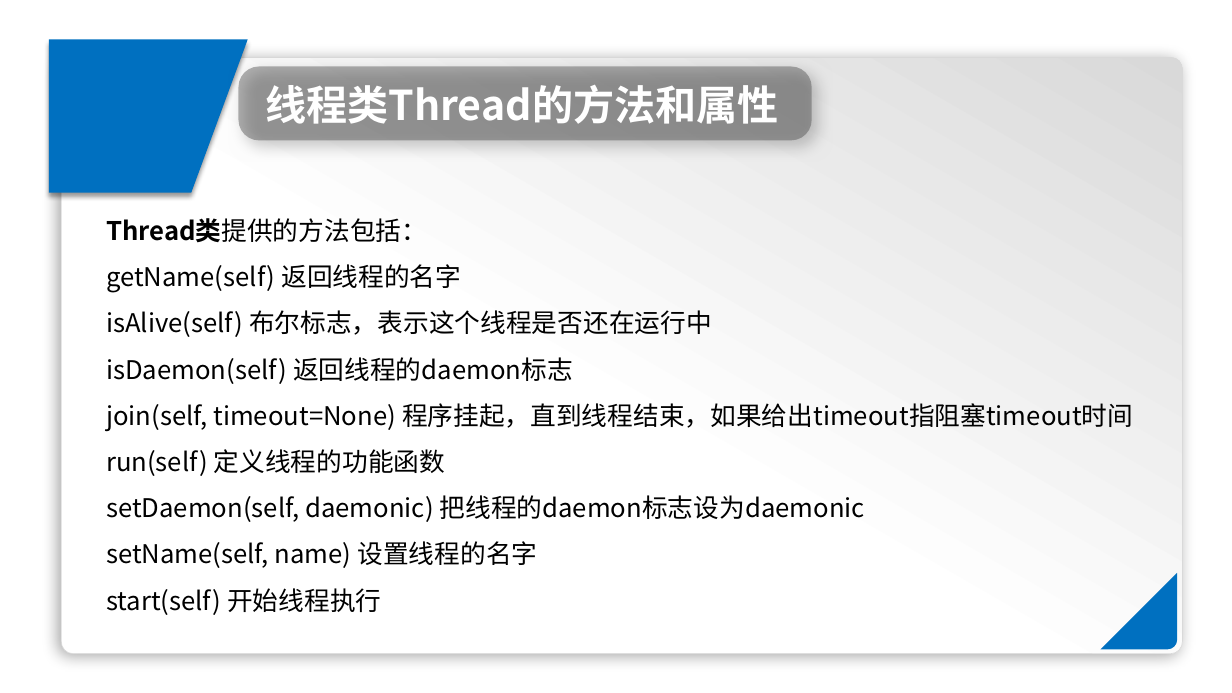
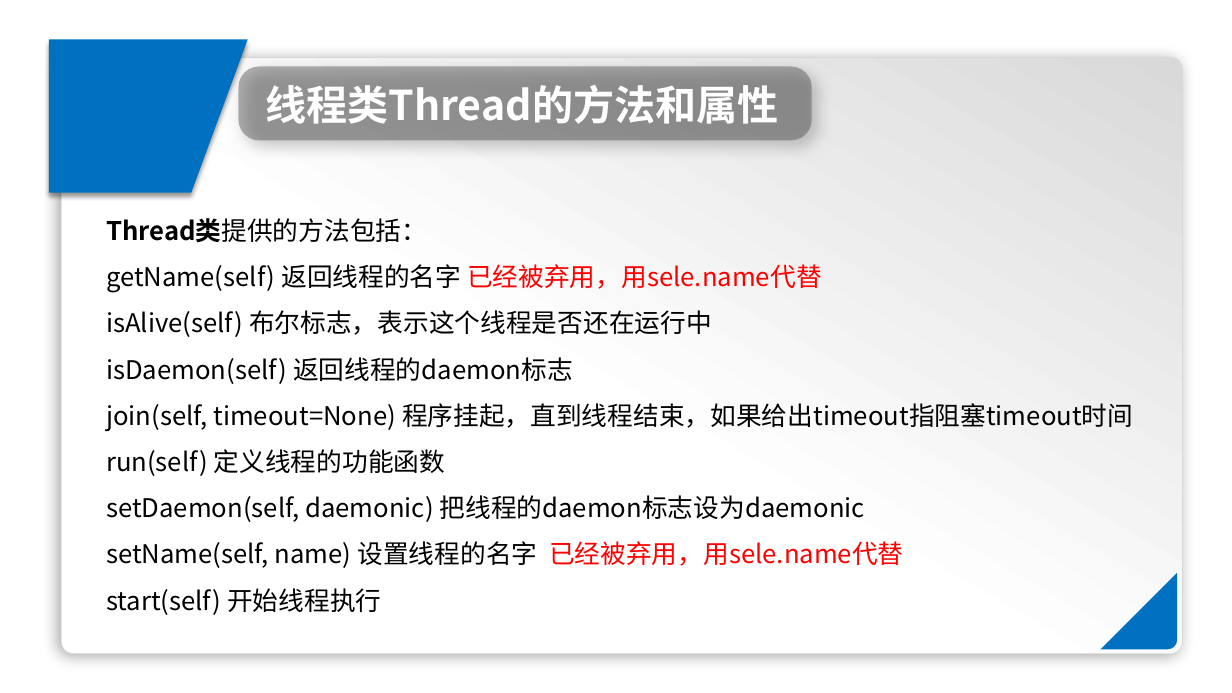
Before and after one commit to wutongyuliujia123/preparation, a slide deck: slide 4 of 信息安全工具开发/课件/2-7多线程2/线程类Thread的方法和属性(PPT).pptx. Drawn at 1232x693 pixels with LibreOffice and Linux fonts; fonts in the diff are those of the drawing; background and template pictures are left out. Boxes give left, top, right and bottom in pixels: in the first picture for what was removed or moved away, otherwise in the second. Text is boxed around its words. In the diff, an @@ line names an element or a change of style, - is before the commit and + after.

```diff
--- a/信息安全工具开发/课件/2-7多线程2/线程类Thread的方法和属性(PPT).pptx
+++ b/信息安全工具开发/课件/2-7多线程2/线程类Thread的方法和属性(PPT).pptx
@@ text at (106,218,1133,615): text changed @@
-Thread类提供的方法包括：
-getName(self) 返回线程的名字
-isAlive(self) 布尔标志，表示这个线程是否还在运行中
-isDaemon(self) 返回线程的daemon标志
-join(self, timeout=None) 程序挂起，直到线程结束，如果给出timeout指阻塞timeout时间
-run(self) 定义线程的功能函数
-setDaemon(self, daemonic) 把线程的daemon标志设为daemonic
-setName(self, name) 设置线程的名字
-start(self) 开始线程执行
+Thread类提供的方法包括：
+getName(self) 返回线程的名字 已经被弃用，用sele.name代替
+isAlive(self) 布尔标志，表示这个线程是否还在运行中
+isDaemon(self) 返回线程的daemon标志
+join(self, timeout=None) 程序挂起，直到线程结束，如果给出timeout指阻塞timeout时间
+run(self) 定义线程的功能函数
+setDaemon(self, daemonic) 把线程的daemon标志设为daemonic
+setName(self, name) 设置线程的名字 已经被弃用，用sele.name代替
+start(self) 开始线程执行
```
Also in this commit, not shown: 2 other files.
